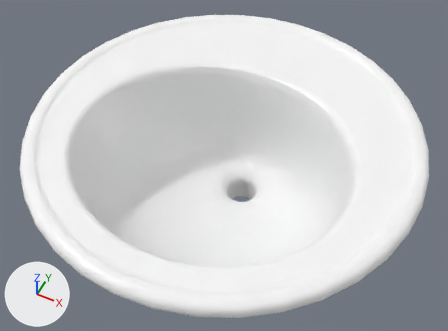
The Blender file Bathroom_Sinks/Brookline 2202.blend: old version first, new version second.
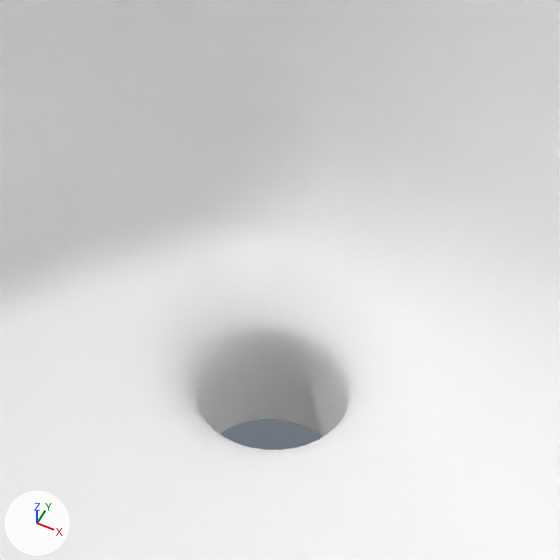
Each version appears first whole from a 50 mm camera at (0.4823, -0.7213, 0.5473) aimed at (0.2348, -0.2264, -0.0713), and next in a close-up on the part from 42% to 66% of the width and 35% to 67% of the height. Every picture has the same lights, and +X, +Y and +Z are marked at lower left.

In view in the first close-up: 'MESH.Brookline 2202'.
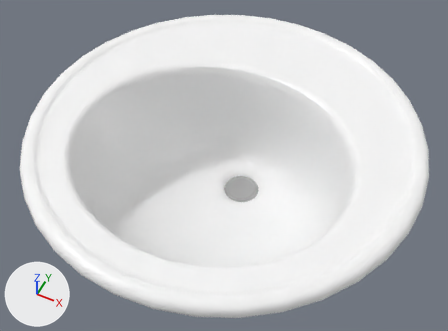
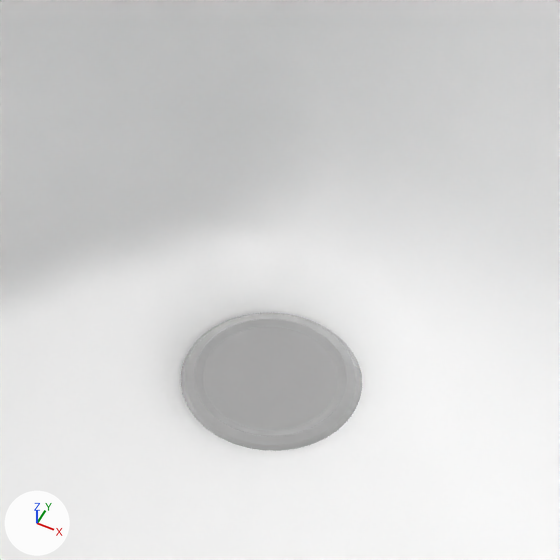
What differs and where, as boxes (x1, y1, x2, y2) in the close-ups (560 x 560 px):
part 1 of me_2202_1, added: after (203, 327, 338, 431)
part 2 of me_2202_1, built on: before (236, 291, 267, 328); after (181, 291, 362, 451)

The change, as a list of edits to the scene's bpy script:
```text
Add mat_matte_chrome:
    mat_matte_chrome = bpy.data.materials.new('Matte Chrome')
    # nodes: BsdfAnisotropic, BsdfDiffuse, LayerWeight, MixShader, OutputMaterial
    # colours: grey #a8a8a8
Change me_2202_1:
    used by ob_mesh_brookline_2202; parent = ob_bpassembly_brookline_2202; location = (0.0, 0.0, 0.0)
    remove me_2202_1.from_pydata(...)  # 3521 vertices, 5980 faces; spans x 0.001..0.489, y -0.488..-0.001, z -0.199..0.018
    add me_2202_1.from_pydata(...)  # 4161 vertices, 6590 faces; spans x 0.001..0.489, y -0.488..-0.001, z -0.199..0.018
    me_2202_1 part 1: a new loose piece, a 32-sided cylinder along z spanning x 0.2246..0.2665, y -0.2113..-0.1694, z -0.1616..-0.1524, in mat_matte_chrome
    me_2202_1 part 2: 1 vertex moved within x 0.229, y -0.17, z -0.154; 576 vertices added at x 0.219..0.271, y -0.217..-0.164, z -0.162..-0.152
    add me_2202_1.materials.append(mat_matte_chrome)
```
